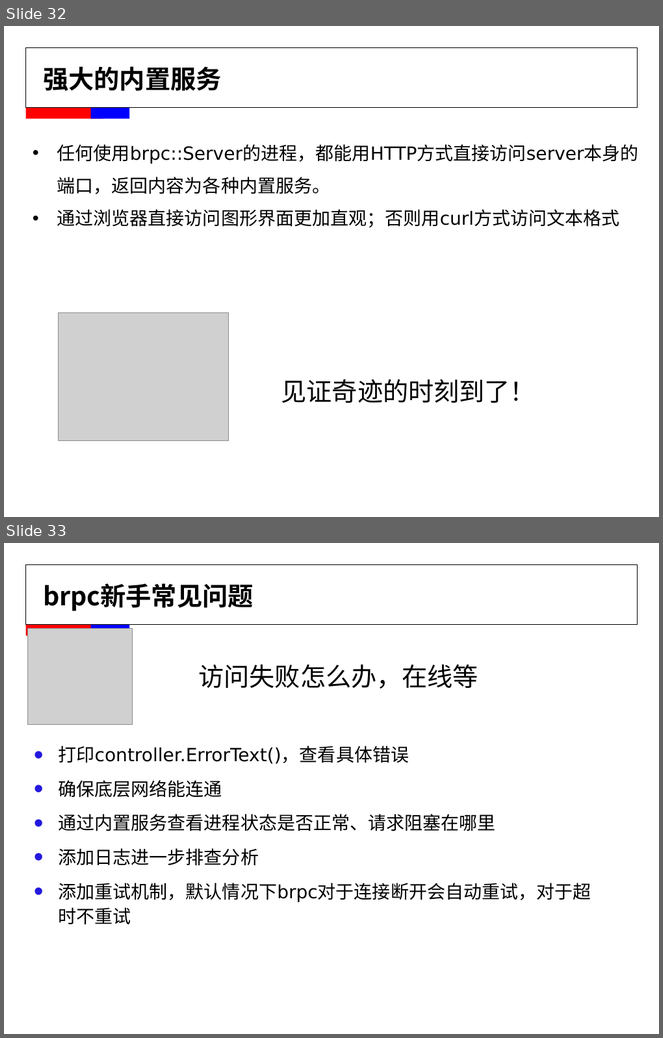
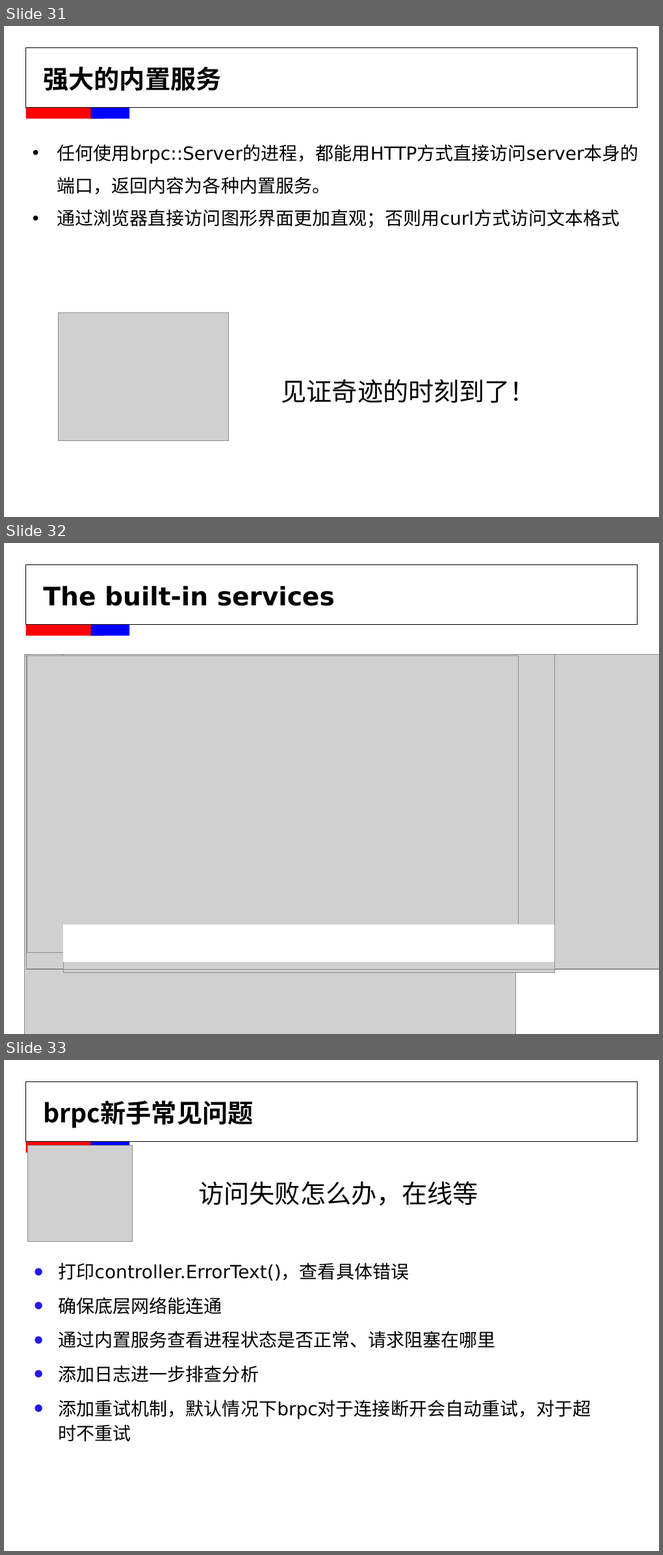
Before and after one commit to apache/brpc, a slide deck: docs/cn/brpc_intro.pptx. Shown one above the other, each under a label of ours: slides 32 and 33 before the commit, slides 31, 32 and 33 after it. The pictures are 663x1038 and 663x1555 pixels, drawn with LibreOffice and Linux fonts; fonts in the diff are those of the drawing; grey boxes stand for pictures; background and template pictures are left out. Boxes give left, top, right and bottom in pixels: in the first picture for what was removed or moved away, otherwise in the second. Text is boxed around its words. In the diff, an @@ line names an element or a change of style, - is before the commit and + after.

```diff
--- a/docs/cn/brpc_intro.pptx
+++ b/docs/cn/brpc_intro.pptx
@@ slide 32 added at box(4, 543, 659, 1034), background #FFFFFF; not listed: 3 template elements that a slide beside it also shows @@
@@ title added at box(43, 586, 335, 606), 28 pt, text #000000, bold @@
+The built-in services
@@ picture added at box(24, 654, 516, 1034) @@
@@ picture added at box(26, 654, 659, 969) @@
@@ picture added at box(27, 655, 519, 953) @@
@@ picture added at box(64, 654, 555, 973) @@
@@ picture added at box(64, 654, 555, 960) @@
@@ picture added at box(64, 654, 555, 954) @@
@@ picture added at box(64, 654, 555, 964) @@
@@ picture added at box(64, 654, 555, 973) @@
@@ picture added at box(64, 654, 555, 966) @@
@@ picture added at box(64, 654, 555, 962) @@
@@ picture added at box(64, 654, 555, 969) @@
@@ rectangle added at box(64, 925, 555, 962), fill #FFFFFF @@
@@ what was slide 32 is now slide 31 @@
```
Also in this commit, not shown: 1 slide removed, 3 other files.
